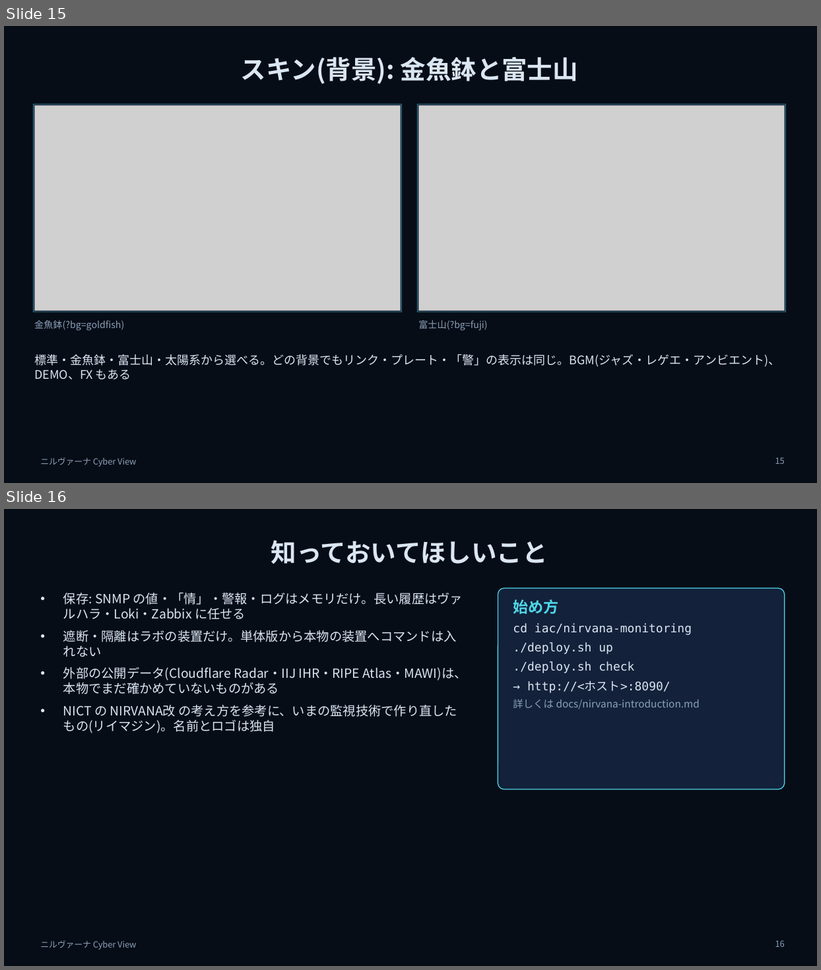
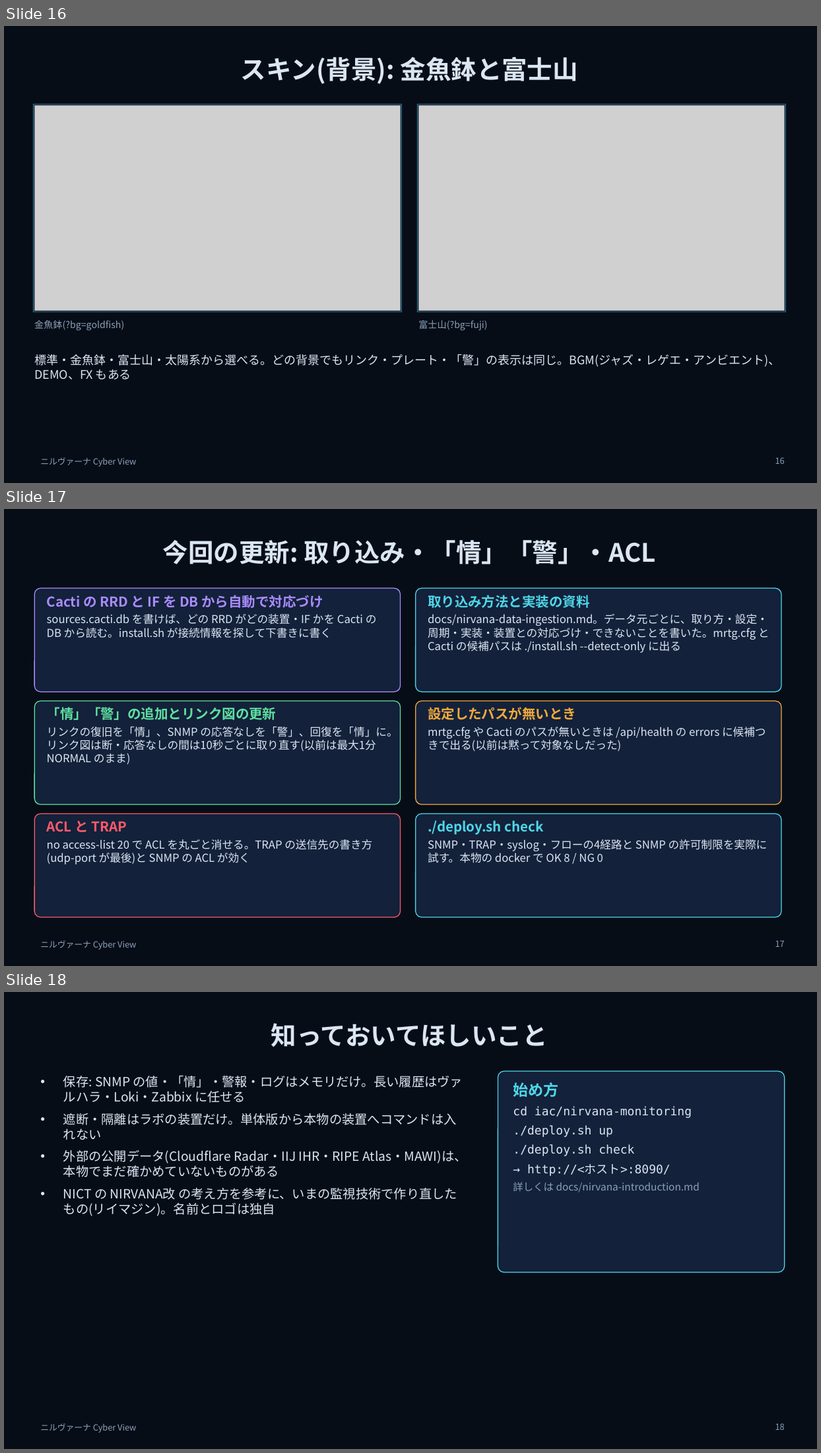
Before and after one commit to w-index-m/network-lab-emulator, a slide deck: docs/nirvana-introduction.pptx. Shown one above the other, each under a label of ours: slides 15 and 16 before the commit, slides 16, 17 and 18 after it. The pictures are 821x970 and 821x1453 pixels, drawn with LibreOffice and Linux fonts; fonts in the diff are those of the drawing; grey boxes stand for pictures. Boxes give left, top, right and bottom in pixels: in the first picture for what was removed or moved away, otherwise in the second. Text is boxed around its words. In the diff, an @@ line names an element or a change of style, - is before the commit and + after.

```diff
--- a/docs/nirvana-introduction.pptx
+++ b/docs/nirvana-introduction.pptx
@@ slide 17 added at (4, 509, 817, 966), background #070D17; not listed: 1 template element that a slide beside it also shows @@
@@ title added at (163, 540, 656, 564), 30 pt, text #DBE6F3, bold @@
+今回の更新: 取り込み・「情」「警」・ACL
@@ rounded rectangle added at (34, 588, 401, 692), fill #13213A, outline #A98BFF 1 pt @@
@@ text added at (47, 595, 377, 638), 13 pt, text #DBE6F3 @@
+Cacti の RRD と IF を DB から自動で対応づけ
+sources.cacti.db を書けば、どの RRD がどの装置・IF かを Cacti の DB から読む。install.sh が接続情報を探して下書きに書く
@@ rounded rectangle added at (416, 588, 781, 692), fill #13213A, outline #4FD6E8 1 pt @@
@@ text added at (428, 595, 770, 653), 13 pt, text #DBE6F3 @@
+取り込み方法と実装の資料
+docs/nirvana-data-ingestion.md。データ元ごとに、取り方・設定・周期・実装・装置との対応づけ・できないことを書いた。mrtg.cfg と Cacti の候補パスは ./install.sh --detect-only に出る
@@ rounded rectangle added at (34, 701, 401, 805), fill #13213A, outline #5FE0A0 1 pt @@
@@ rounded rectangle added at (416, 701, 781, 805), fill #13213A, outline #F2A93B 1 pt @@
@@ text added at (47, 707, 397, 764), 13 pt, text #DBE6F3 @@
+「情」「警」の追加とリンク図の更新
+リンクの復旧を「情」、SNMP の応答なしを「警」、回復を「情」に。リンク図は断・応答なしの間は10秒ごとに取り直す(以前は最大1分 NORMAL のまま)
@@ text added at (428, 707, 766, 751), 13 pt, text #DBE6F3 @@
+設定したパスが無いとき
+mrtg.cfg や Cacti のパスが無いときは /api/health の errors に候補つきで出る(以前は黙って対象なしだった)
@@ rounded rectangle added at (34, 814, 401, 918), fill #13213A, outline #FF5A6A 1 pt @@
@@ text added at (47, 821, 372, 865), 13 pt, text #DBE6F3 @@
+ACL と TRAP
+no access-list 20 で ACL を丸ごと消せる。TRAP の送信先の書き方(udp-port が最後)と SNMP の ACL が効く
@@ rounded rectangle added at (416, 814, 781, 918), fill #13213A, outline #4FD6E8 1 pt @@
@@ text added at (428, 821, 768, 863), 13 pt, text #DBE6F3 @@
+./deploy.sh check
+SNMP・TRAP・syslog・フローの4経路と SNMP の許可制限を実際に試す。本物の docker で OK 8 / NG 0
@@ page number added at (776, 941, 785, 947), 10 pt, text #8BA0B8 @@
+17
@@ what was slide 15 is now slide 16 @@
@@ page number at (776, 458, 785, 464): text changed @@
-15
+16
@@ what was slide 16 is now slide 18 @@
```
Also in this commit, not shown: 2 slides changed, 1 other slide added, 13 other files.
